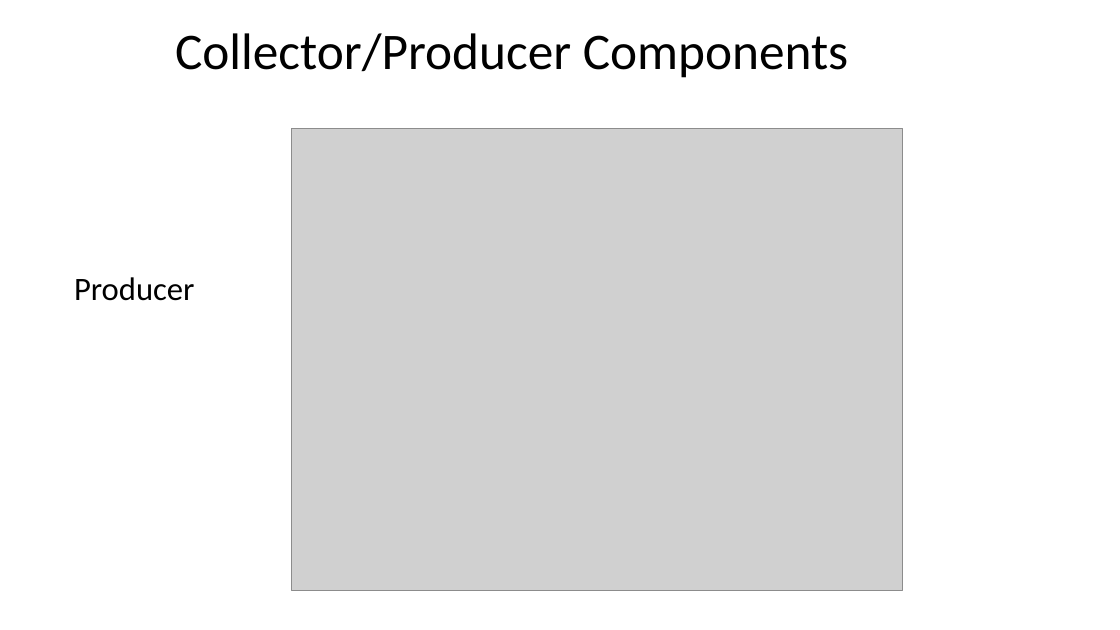
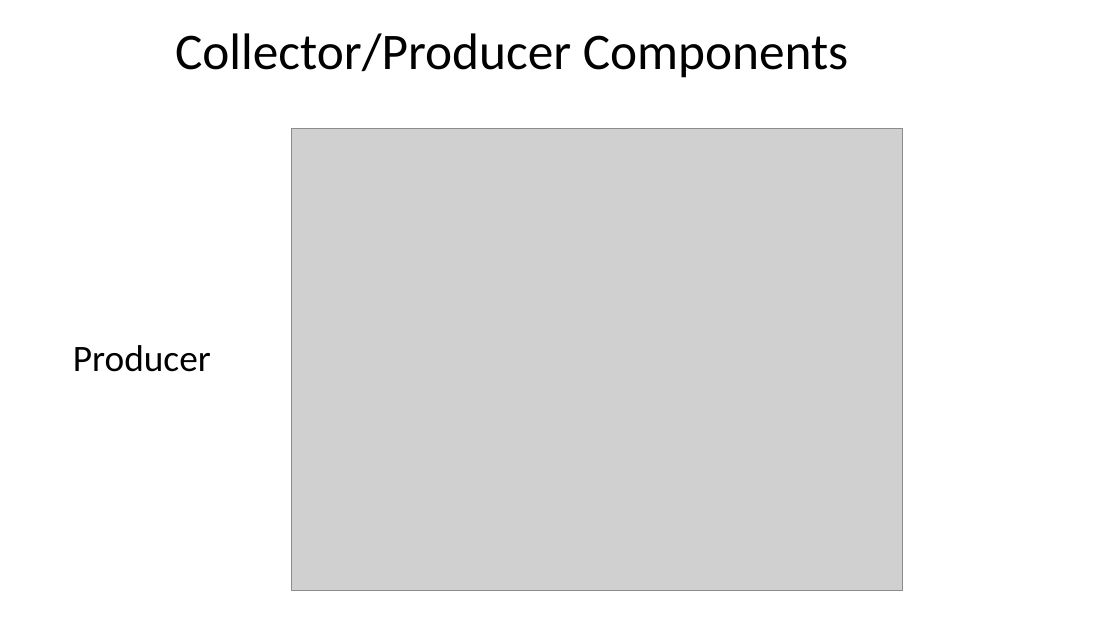
Before and after one commit to dwbzen/commonlib, a slide deck: slide 18 of doc/Markov Chain Lunch and Learn.pptx. Drawn at 1120x630 pixels with LibreOffice and Linux fonts; fonts in the diff are those of the drawing; grey boxes stand for pictures; background and template pictures are left out. Boxes give left, top, right and bottom in pixels: in the first picture for what was removed or moved away, otherwise in the second. Text is boxed around its words. In the diff, an @@ line names an element or a change of style, - is before the commit and + after.

```diff
--- a/doc/Markov Chain Lunch and Learn.pptx
+++ b/doc/Markov Chain Lunch and Learn.pptx
@@ text "Producer": place and size @@
-text "Producer" at box(74, 277, 195, 301)
+text "Producer" at box(73, 345, 211, 372)
@@ text "Producer" at box(73, 345, 211, 372): size 28 to 32 pt @@
```
Also in this commit, not shown: 7 other slides changed, 4 slides added, 1 slide removed, 3 other files.
